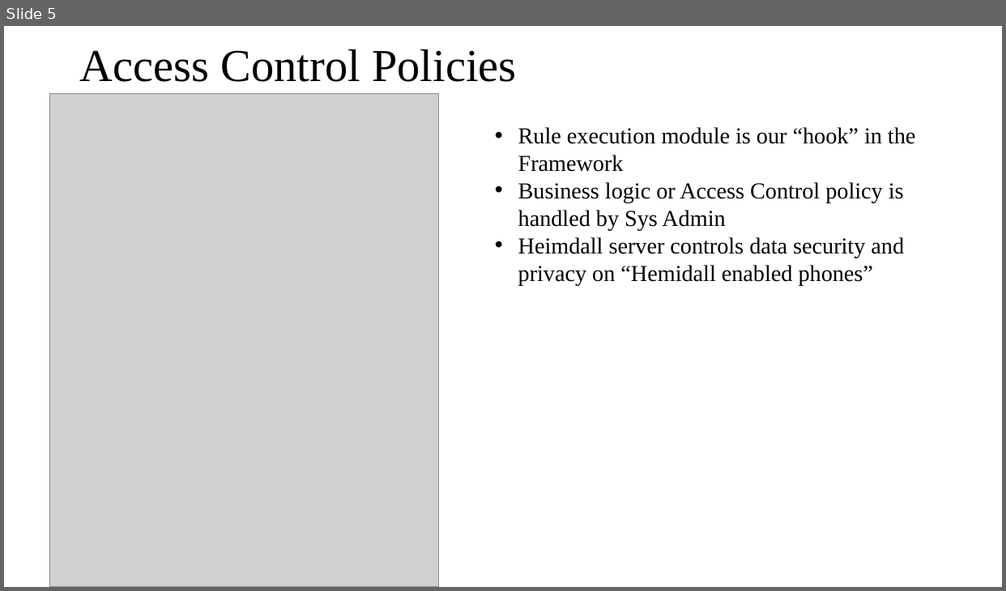
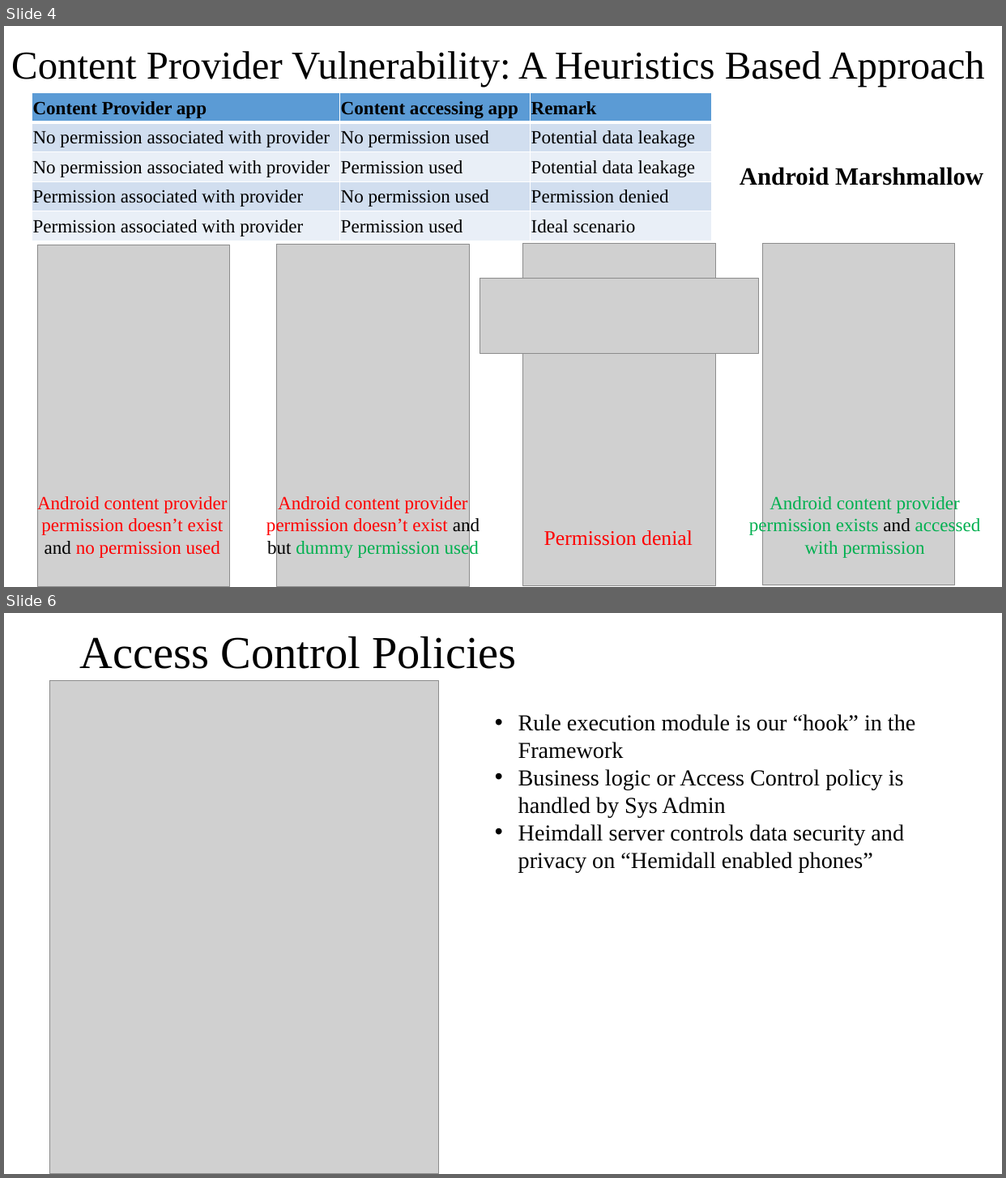
Before and after one commit to prajitdas/AndroidAnalytics, a slide deck: documentation/presentations/MITRE Term end Presentation/MITRE Term end Presentation.pptx. Shown one above the other, each under a label of ours: slide 5 before the commit, slides 4 and 6 after it; the slides between them are not shown. The pictures are 1006x591 and 1006x1178 pixels, drawn with LibreOffice and Linux fonts; fonts in the diff are those of the drawing; grey boxes stand for pictures. Boxes give left, top, right and bottom in pixels: in the first picture for what was removed or moved away, otherwise in the second. Text is boxed around its words. In the diff, an @@ line names an element or a change of style, - is before the commit and + after.

```diff
--- a/documentation/presentations/MITRE Term end Presentation/MITRE Term end Presentation.pptx
+++ b/documentation/presentations/MITRE Term end Presentation/MITRE Term end Presentation.pptx
@@ slide 4 added at bbox=[4, 26, 1002, 587], background #FFFFFF @@
@@ title added at bbox=[11, 51, 985, 87], 38 pt, text #000000 @@
+Content Provider Vulnerability: A Heuristics Based Approach
@@ table added at bbox=[32, 92, 710, 241], 5 rows, 3 columns @@
+Content Provider app | Content accessing app | Remark
+No permission associated with provider | No permission used | Potential data leakage
+No permission associated with provider | Permission used | Potential data leakage
+Permission associated with provider | No permission used | Permission denied
+Permission associated with provider | Permission used | Ideal scenario
@@ text added at bbox=[739, 167, 983, 186], 24 pt, text #000000, bold @@
+Android Marshmallow
@@ picture added at bbox=[522, 243, 716, 586] @@
@@ picture added at bbox=[762, 243, 955, 585] @@
@@ picture added at bbox=[37, 246, 229, 587] @@
@@ picture added at bbox=[277, 245, 470, 587] @@
@@ picture added at bbox=[480, 278, 760, 354] @@
@@ text added at bbox=[37, 495, 227, 558], 18 pt, text #FF0000 @@
+Android content provider permission doesn’t exist and no permission used
@@ text added at bbox=[266, 497, 479, 559], 18 pt, text #FF0000 @@
+Android content provider permission doesn’t exist and but dummy permission used
@@ text added at bbox=[749, 495, 981, 558], 18 pt, text #00B050 @@
+Android content provider permission exists and accessed
+with permission
@@ text added at bbox=[544, 531, 692, 546], 20 pt, text #FF0000 @@
+Permission denial
@@ what was slide 5 is now slide 6 @@
```
Also in this commit, not shown: 2 slides changed.
